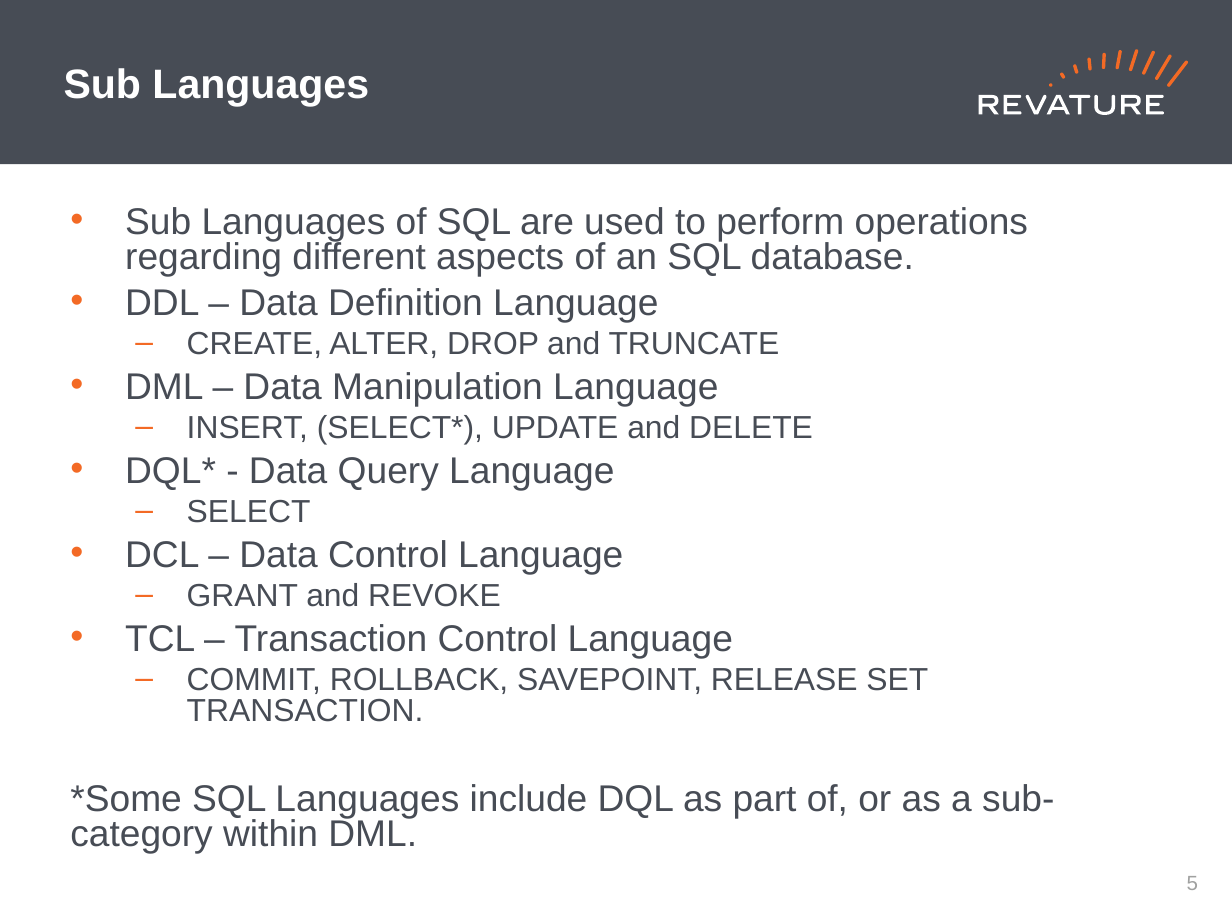
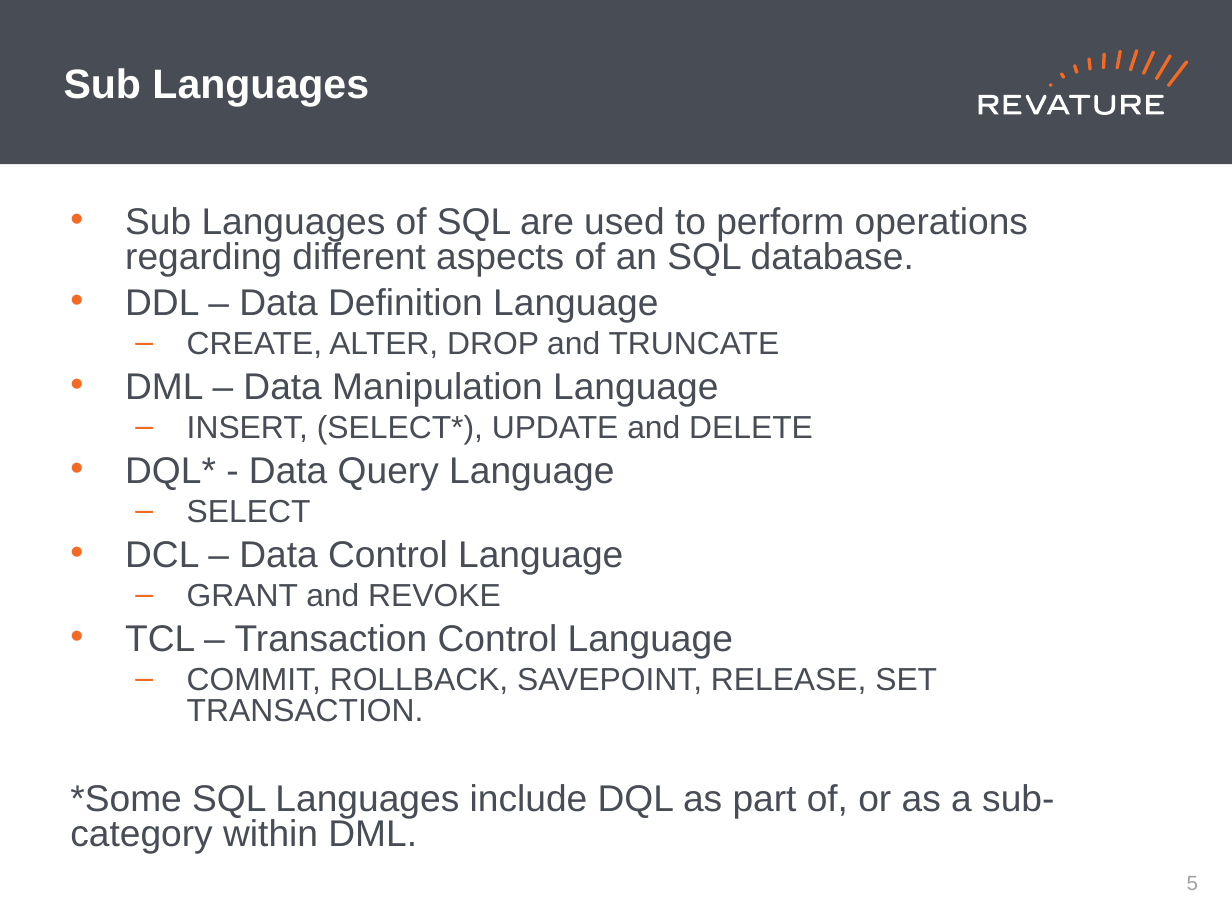
Before and after one commit to jhigherevature/ROCP-210208, a slide deck: slide 6 of powerpoints/Roc_Day7.pptx. Drawn at 1232x924 pixels with LibreOffice and Linux fonts; fonts in the diff are those of the drawing. Boxes give left, top, right and bottom in pixels: in the first picture for what was removed or moved away, otherwise in the second. Text is boxed around its words. In the diff, an @@ line names an element or a change of style, - is before the commit and + after.

```diff
--- a/powerpoints/Roc_Day7.pptx
+++ b/powerpoints/Roc_Day7.pptx
@@ text at <box>187,668,937,722</box>: text changed @@
-  – COMMIT, ROLLBACK, SAVEPOINT, RELEASE SET TRANSACTION.
+  – COMMIT, ROLLBACK, SAVEPOINT, RELEASE, SET TRANSACTION.
```
Also in this commit, not shown: 4 other files.
